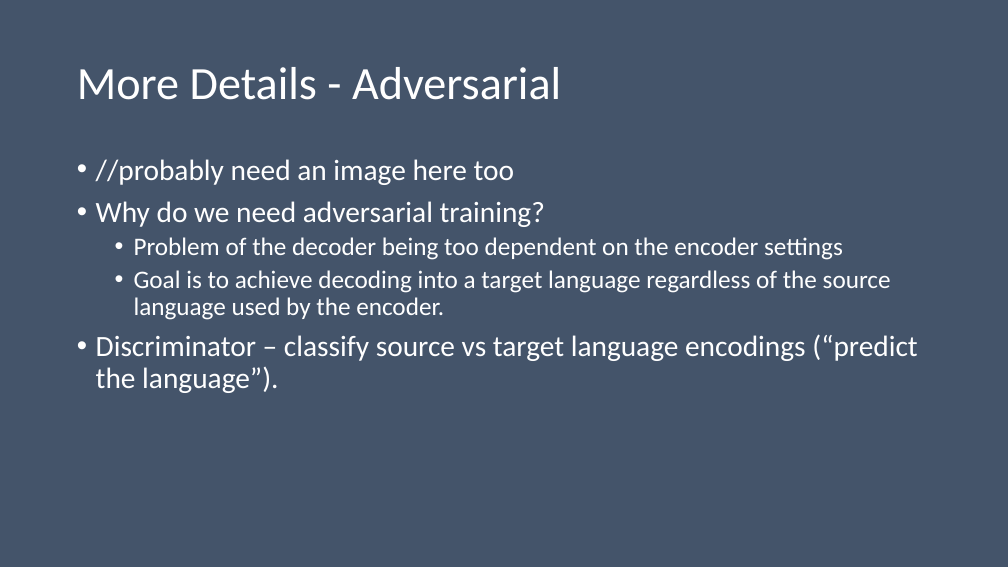
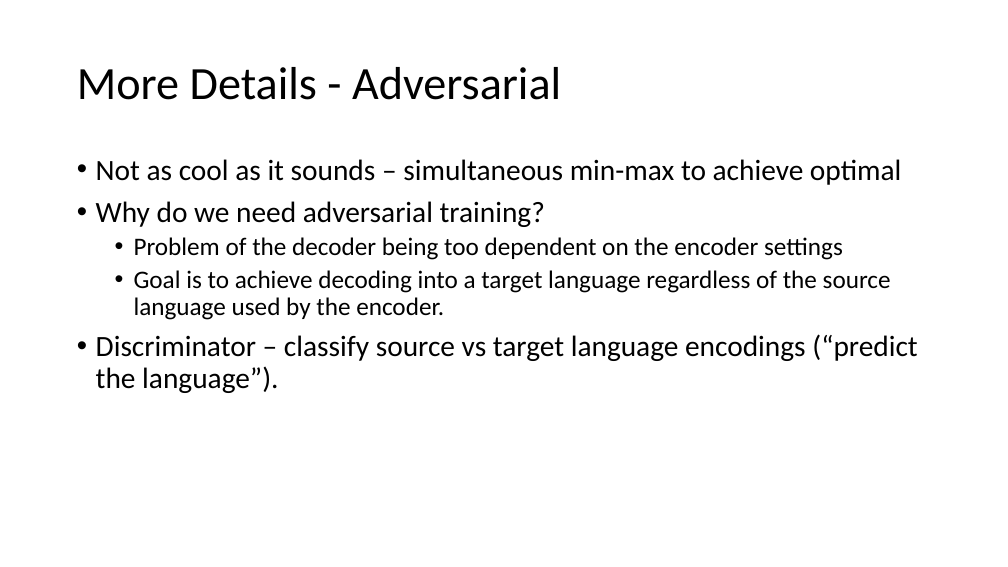
Before and after one commit to kensekense/unige, a slide deck: slide 9 of research_design/assignment1/Presentation_Ning_Tien-Tso.pptx (slide 8 before the commit). Drawn at 1008x567 pixels with LibreOffice and Linux fonts; fonts in the diff are those of the drawing. Boxes give left, top, right and bottom in pixels: in the first picture for what was removed or moved away, otherwise in the second. Text is boxed around its words. In the diff, an @@ line names an element or a change of style, - is before the commit and + after.

```diff
--- a/research_design/assignment1/Presentation_Ning_Tien-Tso.pptx
+++ b/research_design/assignment1/Presentation_Ning_Tien-Tso.pptx
@@ background #44546A to #FFFFFF @@
@@ title "More Details - Adversarial" at [77, 67, 561, 100]: text colour #FFFFFF to #000000 @@
@@ text at [96, 159, 901, 185]: text changed; text colour #FFFFFF to #000000 @@
-• //probably need an image here too
+• Not as cool as it sounds – simultaneous min-max to achieve optimal
@@ text at [96, 201, 917, 393]: text colour #FFFFFF to #000000 in "Why do we need adversarial training?", "Problem of the decoder being too dependent ...", "Goal is to achieve decoding into a ...", "Discriminator – classify source vs target language ..." @@
```
Also in this commit, not shown: 9 other slides changed, 5 slides added, 2 slides removed, 1 other file.
